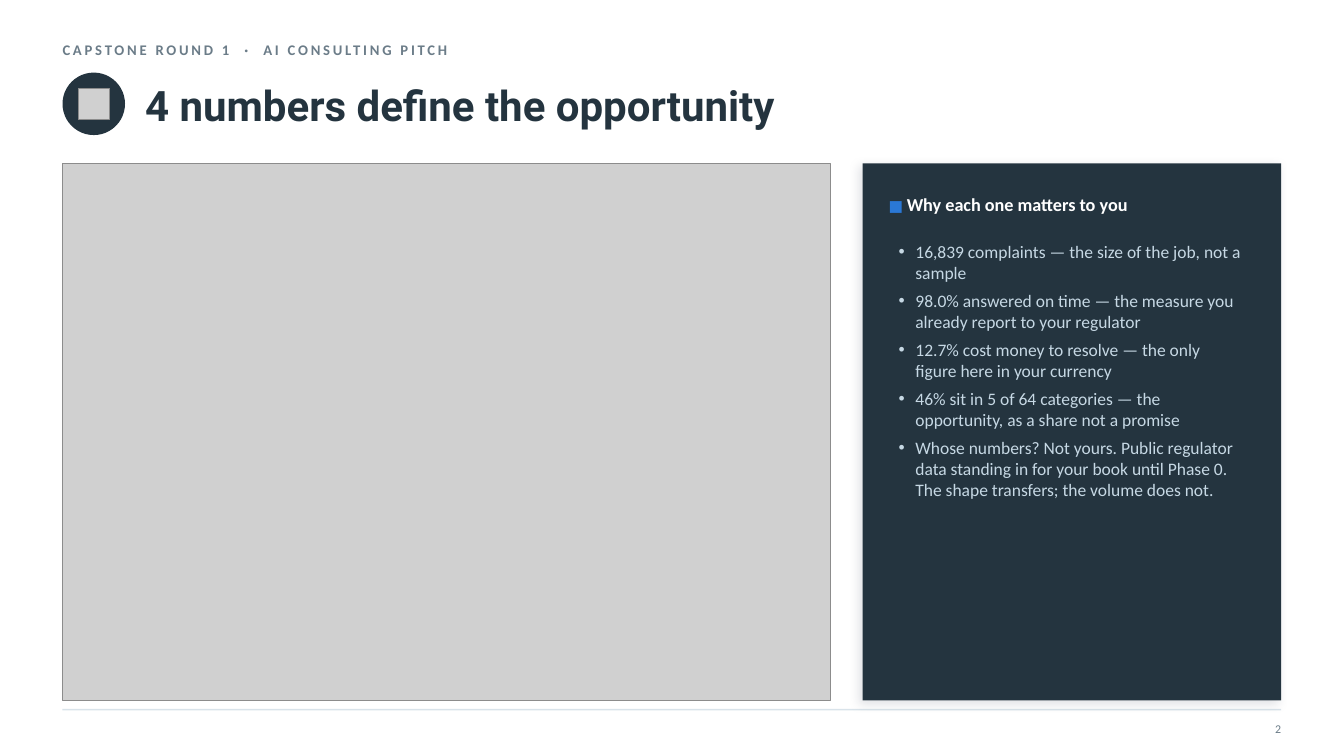
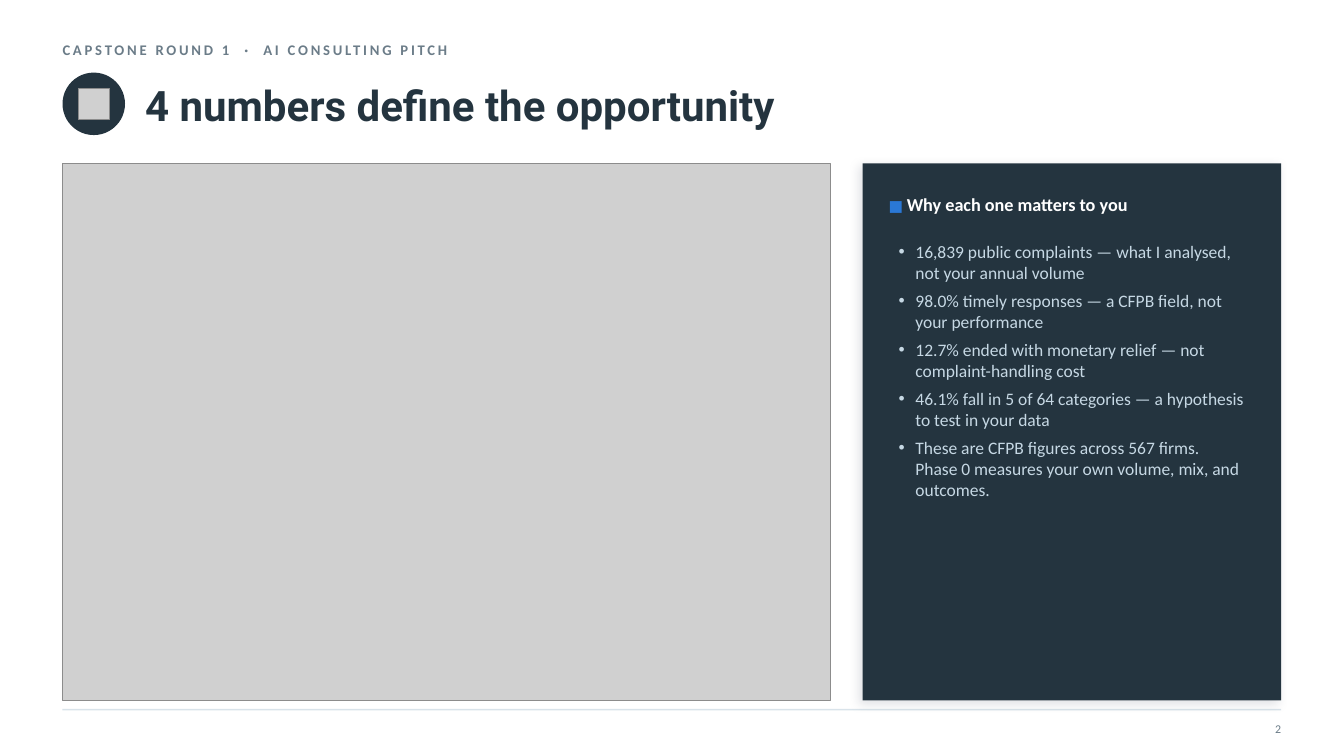
Before and after one commit to nyelugo/PROJECT-Capstone-AI-Consulting, a slide deck: slide 3 of presentation/round1_pitch.pptx. Drawn at 1344x756 pixels with LibreOffice and Linux fonts; fonts in the diff are those of the drawing; grey boxes stand for pictures. Boxes give left, top, right and bottom in pixels: in the first picture for what was removed or moved away, otherwise in the second. Text is boxed around its words. In the diff, an @@ line names an element or a change of style, - is before the commit and + after.

```diff
--- a/presentation/round1_pitch.pptx
+++ b/presentation/round1_pitch.pptx
@@ text at (x1=915, y1=246, x2=1244, y2=496): text changed @@
-• 16,839 complaints — the size of the job, not a sample
-• 98.0% answered on time — the measure you already report to your regulator
-• 12.7% cost money to resolve — the only figure here in your currency
-• 46% sit in 5 of 64 categories — the opportunity, as a share not a promise
-• Whose numbers? Not yours. Public regulator data standing in for your book until Phase 0. The shape transfers; the volume does not.
+• 16,839 public complaints — what I analysed, not your annual volume
+• 98.0% timely responses — a CFPB field, not your performance
+• 12.7% ended with monetary relief — not complaint-handling cost
+• 46.1% fall in 5 of 64 categories — a hypothesis to test in your data
+• These are CFPB figures across 567 firms. Phase 0 measures your own volume, mix, and outcomes.
```
Also in this commit, not shown: 12 other slides changed, 1 slide added, 5 other files.
